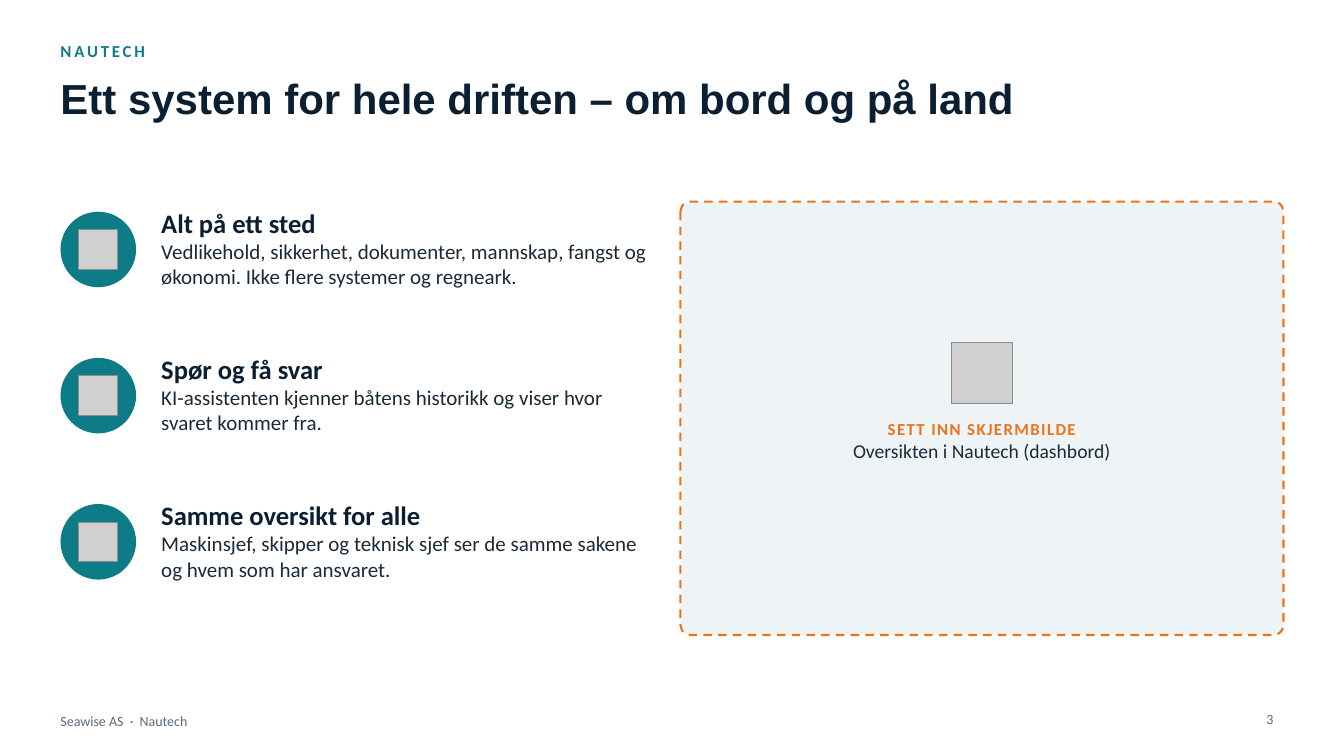
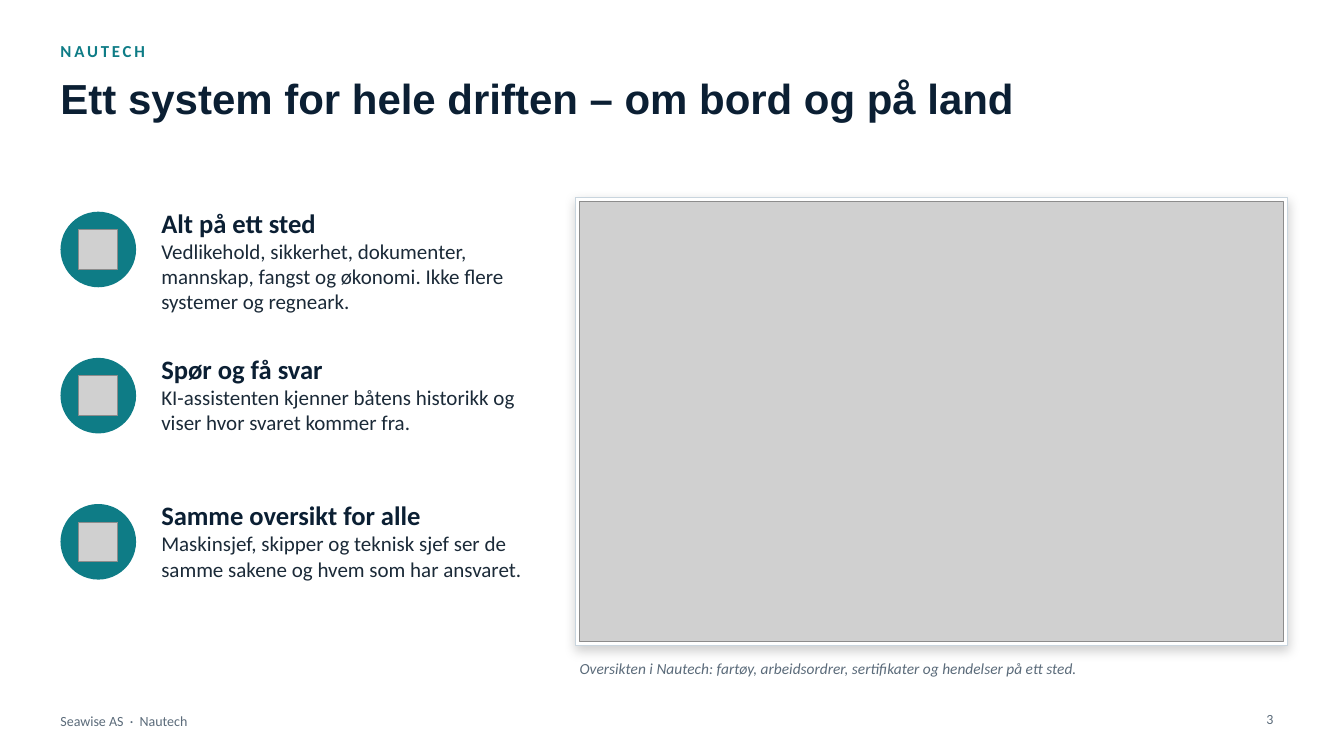
Before and after one commit to akopperstad/Claude, a slide deck: slide 3 of presentasjoner/Nautech - Kundepresentasjon v2.pptx. Drawn at 1344x756 pixels with LibreOffice and Linux fonts; fonts in the diff are those of the drawing; grey boxes stand for pictures. Boxes give left, top, right and bottom in pixels: in the first picture for what was removed or moved away, otherwise in the second. Text is boxed around its words. In the diff, an @@ line names an element or a change of style, - is before the commit and + after.

```diff
--- a/presentasjoner/Nautech - Kundepresentasjon v2.pptx
+++ b/presentasjoner/Nautech - Kundepresentasjon v2.pptx
@@ text "Alt på ett sted" rewrapped from [161,213,646,288] to [161,213,503,313] @@
@@ rectangle: place and size @@
-rectangle at [681,202,1284,635]
+rectangle at [576,198,1288,645]
@@ rectangle at [576,198,1288,645]: rounded rectangle to rectangle; fill #EEF3F6 to #FFFFFF; outline #E8751A 1.5 pt dashed to #C9D5DE 1 pt; shadow on @@
@@ picture added at [580,202,1284,641] @@
@@ text "Spør og få svar" rewrapped from [161,359,602,430] to [161,359,514,430] @@
@@ picture removed at [952,343,1012,403] @@
@@ text "Samme oversikt for alle" rewrapped from [161,506,637,581] to [161,506,521,581] @@
@@ text "Oversikten i Nautech: fartøy, arbeidsordrer, ..." at [580,663,1076,677]: vertical alignment top to middle @@
@@ text at [580,663,1076,677]: text changed; size 14 to 11 pt; text colour #1B2A38 to #5B6B7A; italic on @@
-SETT INN SKJERMBILDE
-Oversikten i Nautech (dashbord)
+Oversikten i Nautech: fartøy, arbeidsordrer, sertifikater og hendelser på ett sted.
```
Also in this commit, not shown: 3 other slides changed, 1 slide added, 1 other file.
